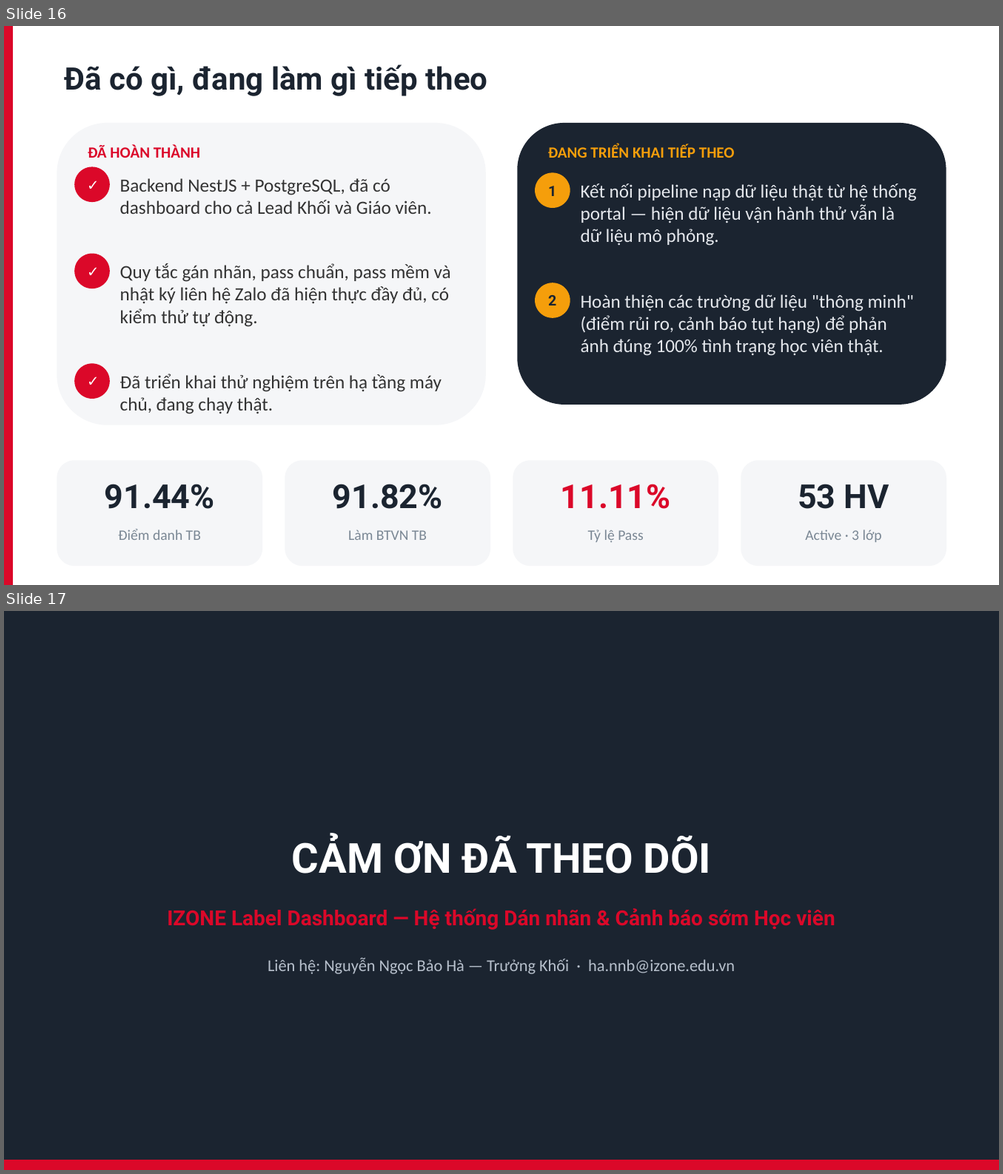
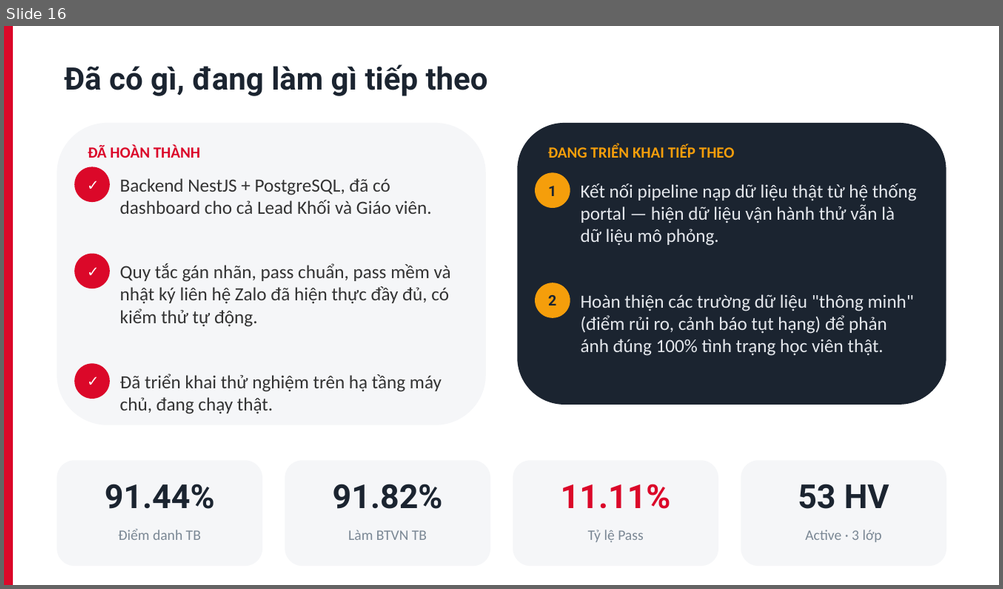
Before and after one commit to truongtoanr0602/Izone-label-dashboard, a slide deck: docs/2026-08-11-Tong-Quan-Du-An.pptx. Shown one above the other, each under a label of ours: slides 16 and 17 before the commit, slide 16 after it. The pictures are 1003x1174 and 1003x589 pixels, drawn with LibreOffice and Linux fonts; fonts in the diff are those of the drawing. Boxes give left, top, right and bottom in pixels: in the first picture for what was removed or moved away, otherwise in the second. Text is boxed around its words. In the diff, an @@ line names an element or a change of style, - is before the commit and + after.

```diff
--- a/docs/2026-08-11-Tong-Quan-Du-An.pptx
+++ b/docs/2026-08-11-Tong-Quan-Du-An.pptx
@@ slide 17 removed at box(4, 611, 999, 1170), background #1B2430 @@
@@ text removed at box(292, 835, 711, 874) @@
-CẢM ƠN ĐÃ THEO DÕI
@@ text removed at box(167, 908, 834, 930) @@
-IZONE Label Dashboard — Hệ thống Dán nhãn & Cảnh báo sớm Học viên
@@ text removed at box(267, 958, 734, 974) @@
-Liên hệ: Nguyễn Ngọc Bảo Hà — Trưởng Khối · ha.nnb@izone.edu.vn
@@ rectangle removed at box(4, 1160, 999, 1170) @@
```
Also in this commit, not shown: 2 slides changed, 9 other files.
